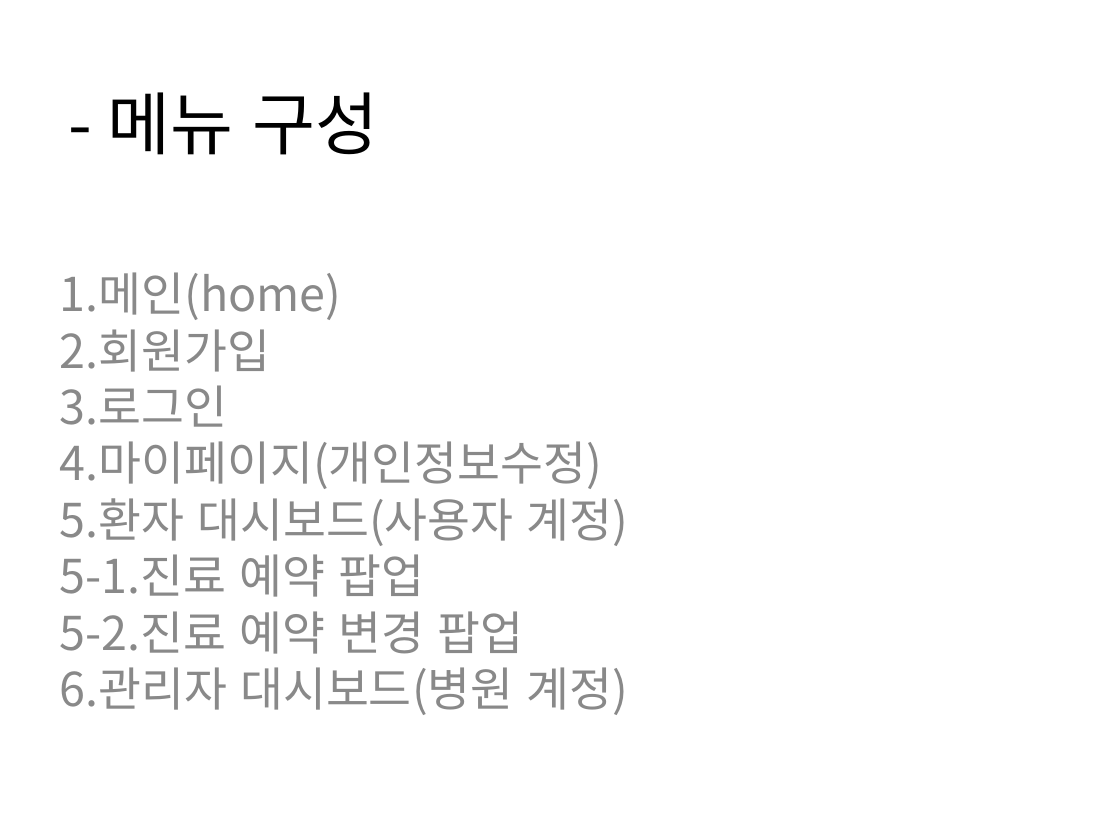
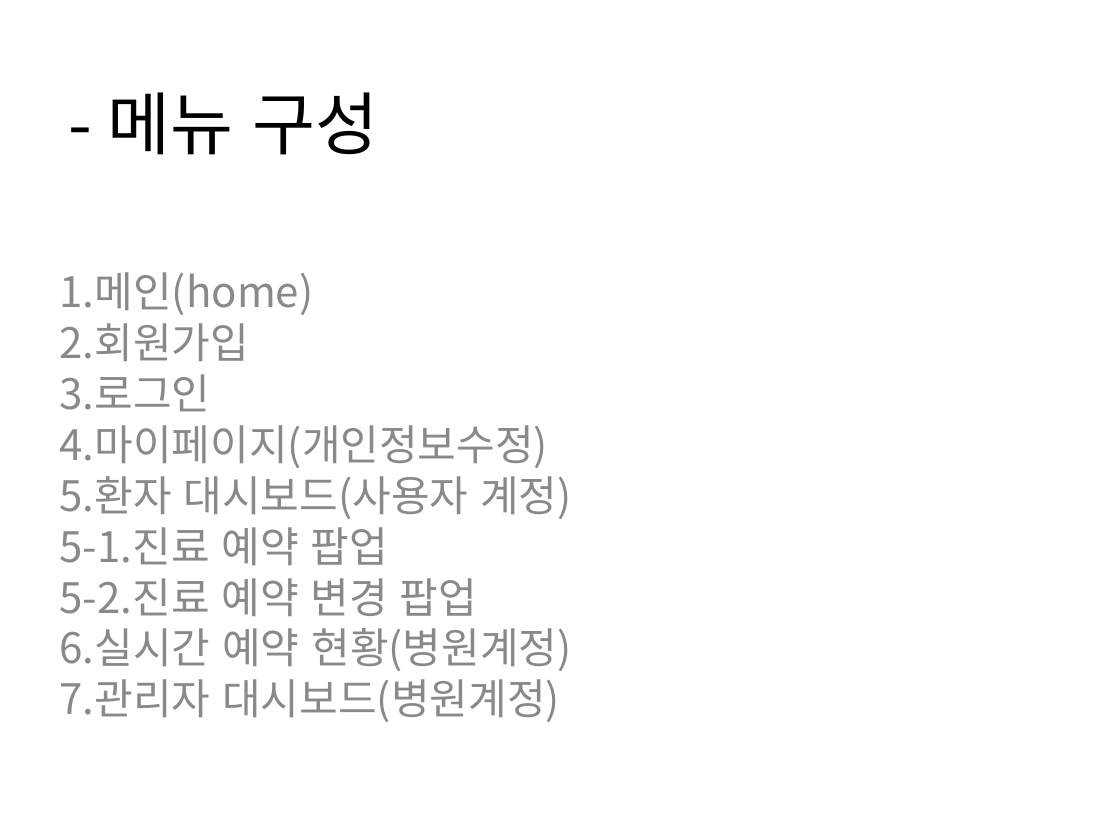
Before and after one commit to Gabintree/appintment2, a slide deck: slide 1 of 프로그램 설계.ppt. Drawn at 1120x840 pixels with LibreOffice and Linux fonts; fonts in the diff are those of the drawing. Boxes give left, top, right and bottom in pixels: in the first picture for what was removed or moved away, otherwise in the second. Text is boxed around its words. In the diff, an @@ line names an element or a change of style, - is before the commit and + after.

```diff
--- a/프로그램 설계.ppt
+++ b/프로그램 설계.ppt
@@ subtitle at [60, 272, 571, 616]: size 30 to 27 pt in "1.메인(home)", "2.회원가입", "3.로그인", "4.마이페이지(개인정보수정)" and 3 more places @@
@@ subtitle at [60, 628, 571, 722]: text changed; size 30 to 27 pt @@
-6.관리자 대시보드(병원 계정)
+6.실시간 예약 현황(병원계정)
+7.관리자 대시보드(병원계정)
```
Also in this commit, not shown: 2 other files.
